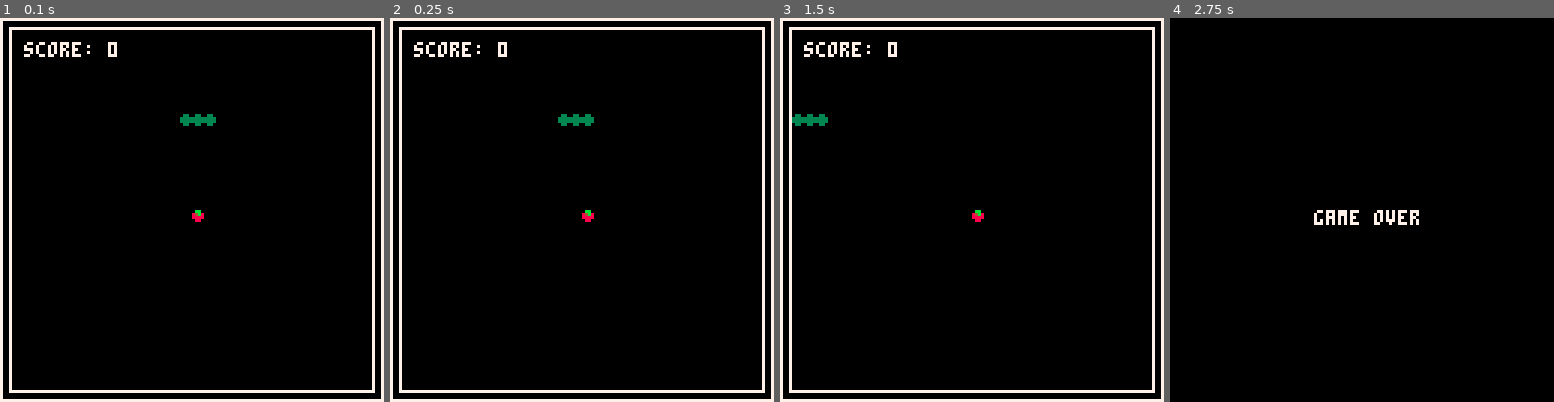
Above: before the commit, frames 1-4 (left to right).
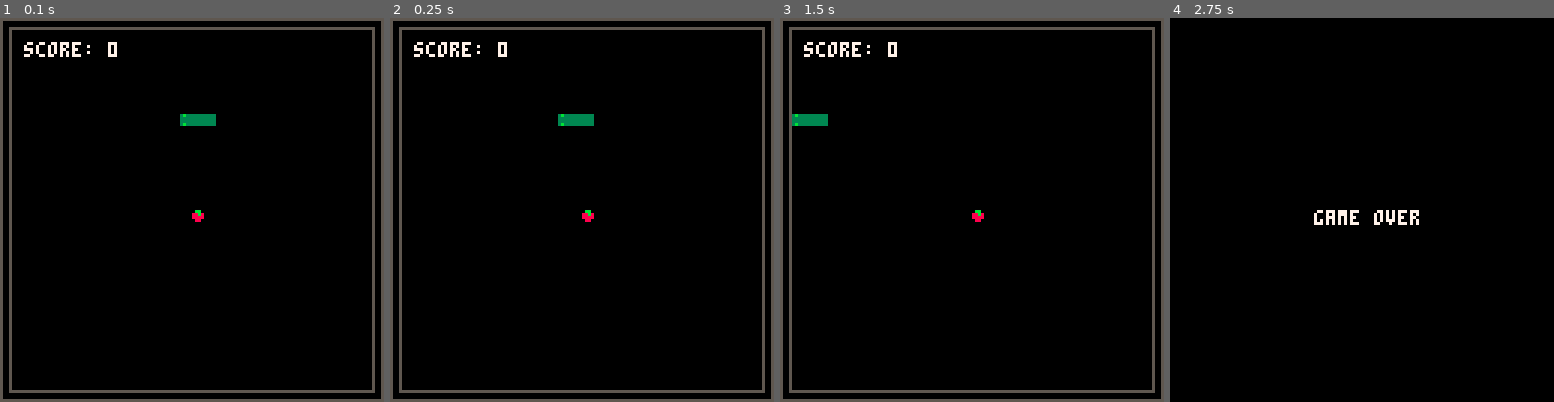
Above: after the commit, the same moments.

Repository: luiseel/snake
Game: PICO-8 cartridge main.p8
The game is run twice, just before and just after one commit, with the same random seed, the same clock (stepped at 60 frames per second) and the same inputs.
Inputs:
- Up to frame 1 (0.1 s): no input
- Up to frame 2 (0.25 s): no input
- Up to frame 3 (1.5 s): no input
- Up to frame 4 (2.75 s): hold Right 1.6-2.1 s; hold Up 2.15-2.42 s; hold Right from 2.47 s (still down)

The runs differ from the first frame. In frame 1, 6.1% of the frame differs, in the area x 0-100%, y 0-100%; in frame 2, 6.1%; in frame 3, 6.1%; in frame 4, nothing differs.

Commit message:
Fix collisions

Diff:
--- a/main.p8
+++ b/main.p8
@@ -13,6 +13,7 @@
 
 function _init()
 	snake = {
+		will_eat = false,
 		allow_move = true,
 		direction = 0,
 		speed = size,
@@ -47,30 +48,40 @@
 	return a.x == b.x and a.y == b.y
 end
 
-function every(table, func)
-	for i = 1, #table do
-		if not func(table[i]) then
-			return false
-		end
-	end
-	return true
-end
-
 function spawn_food()
-	local x = flr(rnd(31))
-	local y = flr(rnd(31))
-	if x == 0 then x += size end
-	if y == 0 then y += size end
-	x *= size
-	y *= size
-	local do_not_collide = true
+	local do_collide = false
+	local x = 0
+	local y = 0
 	repeat
-		do_not_collide = every(snake.parts, function (part)
-			return part.x == x and part.y == y
-		end)
-	until not do_not_collide
+		x = flr(rnd(31))
+		y = flr(rnd(31))
+		if x == 0 then x += size end
+		if y == 0 then y += size end
+		x *= size
+		y *= size
+		for i = 1, #snake.parts do
+			local part = snake.parts[i]
+			if part.x == x and part.y == y then
+				do_collide = true
+				break
+			end
+		end
+	until not do_collide
 	food.x = x
 	food.y = y
+end
+
+function will_eat_food(snake)
+	local head = snake.parts[1]
+	local food_is_left = snake.direction == 0 and head.x - size == food.x and head.y == food.y
+	local food_is_right = snake.direction == 1 and head.x + size == food.x and head.y == food.y
+	local food_is_up = snake.direction == 2 and head.x == food.x and head.y - size == food.y
+	local food_is_down = snake.direction == 3 and head.x == food.x and head.y + size == food.y
+	if food_is_left or food_is_right or food_is_up or food_is_down then
+		snake.will_eat = true
+	else
+		snake.will_eat = false
+	end
 end
 
 function _update()
@@ -149,6 +160,8 @@
 				break
 			end
 		end
+
+		will_eat_food(snake)
 	end
 end
 
@@ -157,34 +170,50 @@
 	if game_over then
 		print("game over", 12 * size, 16 * size)
 	else
-		line(0, 0, 127, 0, 7)
-		line(0, 0, 0, 127, 7)
-		line(0, 127, 127, 127, 7)
-		line(127, 0, 127, 127, 7)
+		line(0, 0, 127, 0, 5)
+		line(0, 0, 0, 127, 5)
+		line(0, 127, 127, 127, 5)
+		line(127, 0, 127, 127, 5)
 
 		local offset = size - 1
-		line(offset, offset, 127 - offset, offset, 7)
-		line(offset, offset, offset, 127 - offset, 7)
-		line(offset, 127 - offset, 127 - offset, 127 - offset, 7)
-		line(127 - offset, offset, 127 - offset, 127 - offset, 7)
+		line(offset, offset, 127 - offset, offset, 5)
+		line(offset, offset, offset, 127 - offset, 5)
+		line(offset, 127 - offset, 127 - offset, 127 - offset, 5)
+		line(127 - offset, offset, 127 - offset, 127 - offset, 5)
 
 		sspr(18, 2, 4, 4, food.x, food.y)
 		for i = 1, #snake.parts do
 			local part = snake.parts[i]
-			sspr(10, 2, 4, 4, part.x, part.y)
-		end
-		print("score: "..score, 2 * size, 2 * size)
+			if i == 1 then
+				if snake.direction == 0 or snake.direction == 1 then
+					local spr_start = 26
+					if snake.will_eat then
+						spr_start = 42
+					end
+					sspr(spr_start, 2, 4, 4, part.x, part.y, 4, 4, snake.direction == 1)
+				else
+					local spr_start = 34
+					if snake.will_eat then
+						spr_start = 50
+					end
+					sspr(spr_start, 2, 4, 4, part.x, part.y, 4, 4, false, snake.direction == 2)
+				end
+			else
+				sspr(10, 2, 4, 4, part.x, part.y)
+			end
+		end
+		print("score: "..score, 2 * size, 2 * size, 7)
 	end
 end
 __gfx__
 00000000000000000000000000000000000000000000000000000000000000000000000000000000000000000000000000000000000000000000000000000000
 00000000000000000000000000000000000000000000000000000000000000000000000000000000000000000000000000000000000000000000000000000000
-0070070000033000000bb00000363000000000000000000000000000000000000000000000000000000000000000000000000000000000000000000000000000
-00077000003333000084b80008b33300000000000000000000000000000000000000000000000000000000000000000000000000000000000000000000000000
-00077000003333000088880000b33300000000000000000000000000000000000000000000000000000000000000000000000000000000000000000000000000
-00700700000330000008800000363000000000000000000000000000000000000000000000000000000000000000000000000000000000000000000000000000
-…(5 lines of a section not shown)…
+0000000000333300000bb000003b330000333300003b330000333300000000000000000000000000000000000000000000000000000000000000000000000000
+00000000003333000088b80000333300003333000043330000333300000000000000000000000000000000000000000000000000000000000000000000000000
+0000000000333300008888000033330000b33b000043330000b33b00000000000000000000000000000000000000000000000000000000000000000000000000
+000000000033330000088000003b330000333300003b330000344300000000000000000000000000000000000000000000000000000000000000000000000000
+…(5 lines of a section not shown)…
Not shown, changed: the music (__music__) section of main.p8
